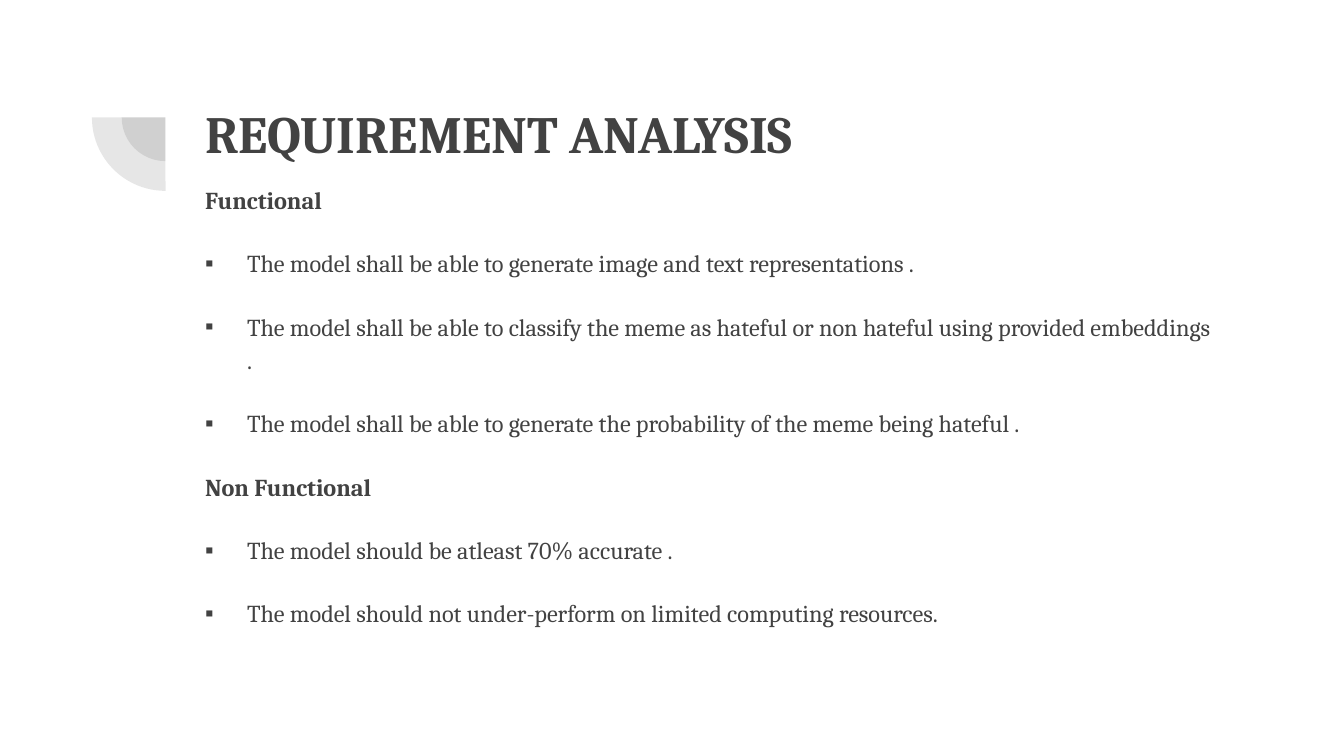
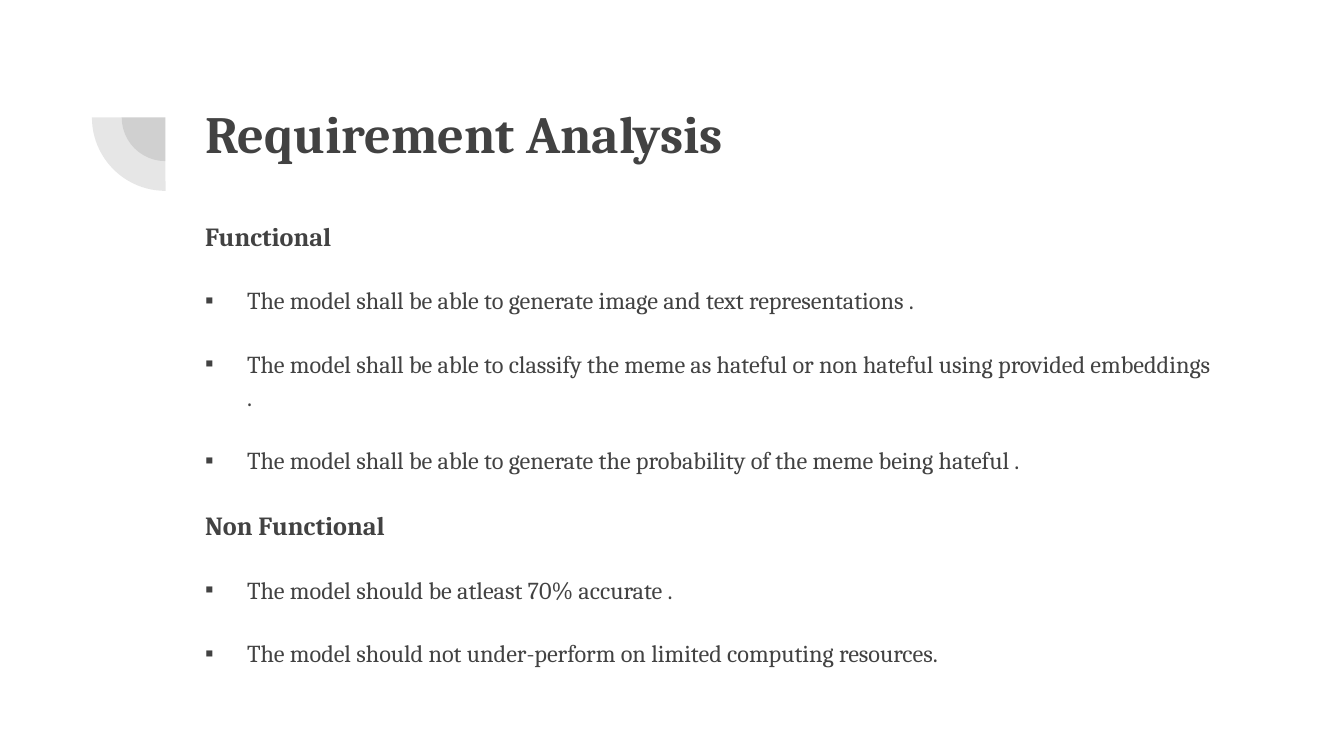
Before and after one commit to VarunBohara/Mini-Project-Documents, a slide deck: slide 12 of MINI PROJECT REVIEW.pptx. Drawn at 1344x756 pixels with LibreOffice and Linux fonts; fonts in the diff are those of the drawing. Boxes give left, top, right and bottom in pixels: in the first picture for what was removed or moved away, otherwise in the second. Text is boxed around its words. In the diff, an @@ line names an element or a change of style, - is before the commit and + after.

```diff
--- a/MINI PROJECT REVIEW.pptx
+++ b/MINI PROJECT REVIEW.pptx
@@ title at [205,116,722,165]: text changed @@
-REQUIREMENT ANALYSIS
+Requirement Analysis
@@ text "Functional": place and size @@
-text "Functional" at [205,192,1210,628]
+text "Functional" at [205,228,1210,668]
@@ text at [205,228,384,535]: size 13 to 14 pt in "Functional", "Non Functional" @@
```
Also in this commit, not shown: 11 other slides changed.
